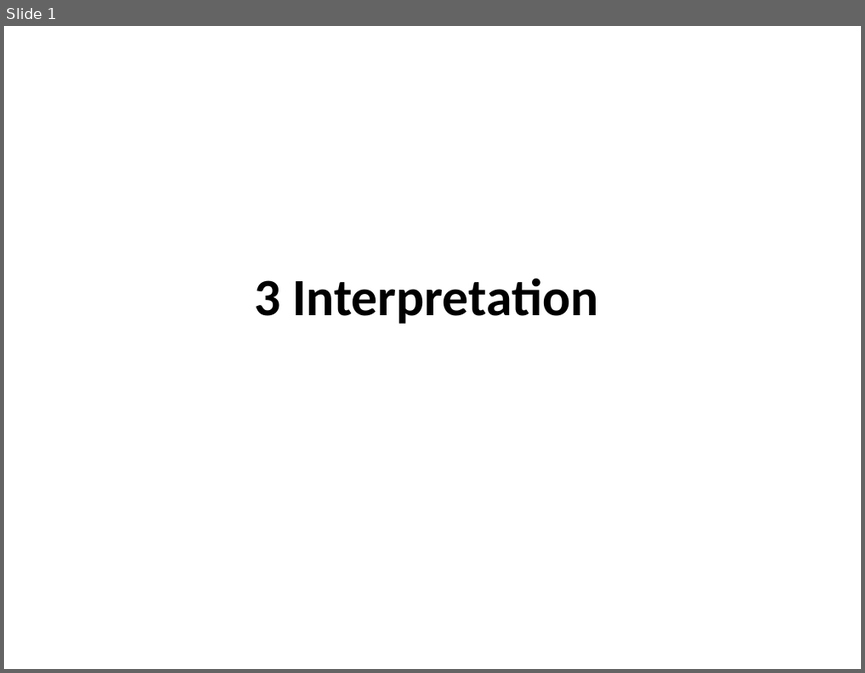
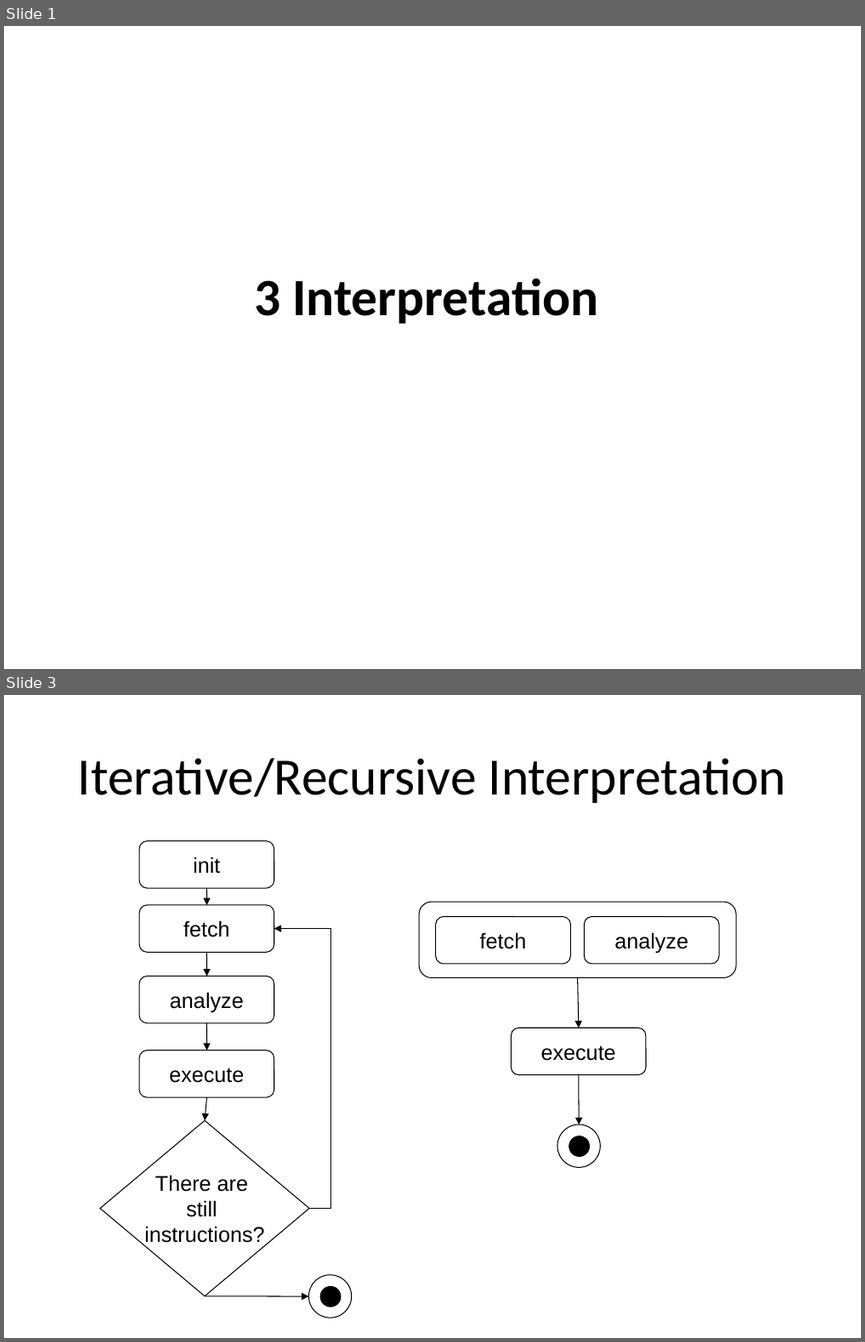
Before and after one commit to isurup/kalle-martin-group, a slide deck: SSE2/slides/3 Interpretation.ppt. Shown one above the other, each under a label of ours: slide 1 before the commit, slides 1 and 3 after it; the slides between them are not shown. The pictures are 865x673 and 865x1342 pixels, drawn with LibreOffice and Linux fonts; fonts in the diff are those of the drawing. Boxes give left, top, right and bottom in pixels: in the first picture for what was removed or moved away, otherwise in the second. Text is boxed around its words. In the diff, an @@ line names an element or a change of style, - is before the commit and + after.

```diff
--- a/SSE2/slides/3 Interpretation.ppt
+++ b/SSE2/slides/3 Interpretation.ppt
@@ slide 3 added at [4,695,861,1338], background #FFFFFF @@
@@ title added at [78,758,787,803], 44 pt, text #000000 @@
+Iterative/Recursive Interpretation
@@ group added at [100,840,352,1317]: 5 arrows, 4 rounded rectangles, 2 ellipses, 1 diamond, 1 elbow arrow @@
+init
+fetch
+analyze
+execute
+There are
+still
+instructions?
@@ group added at [419,902,736,1167]: 4 rounded rectangles, 2 arrows, 2 ellipses @@
+fetch
+analyze
+execute
```
Also in this commit, not shown: 1 slide changed, 3 other slides added, 1 slide removed.
